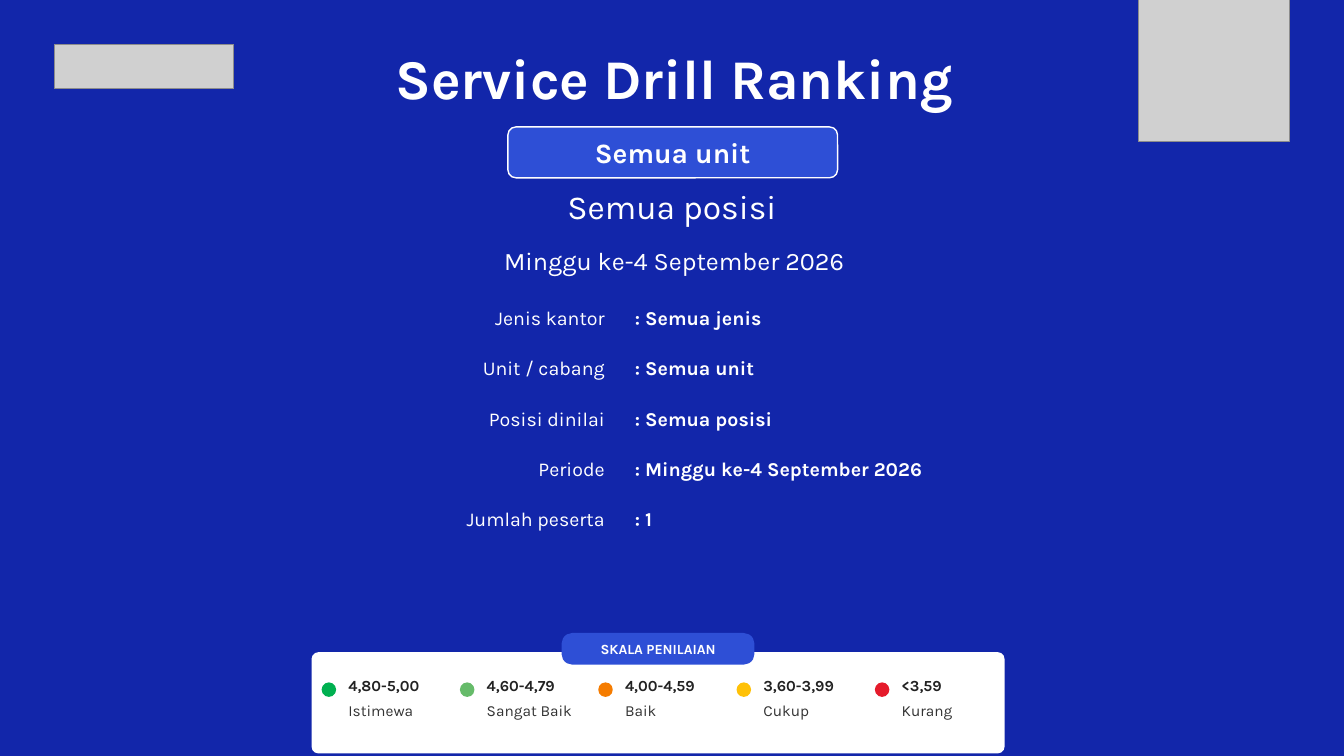
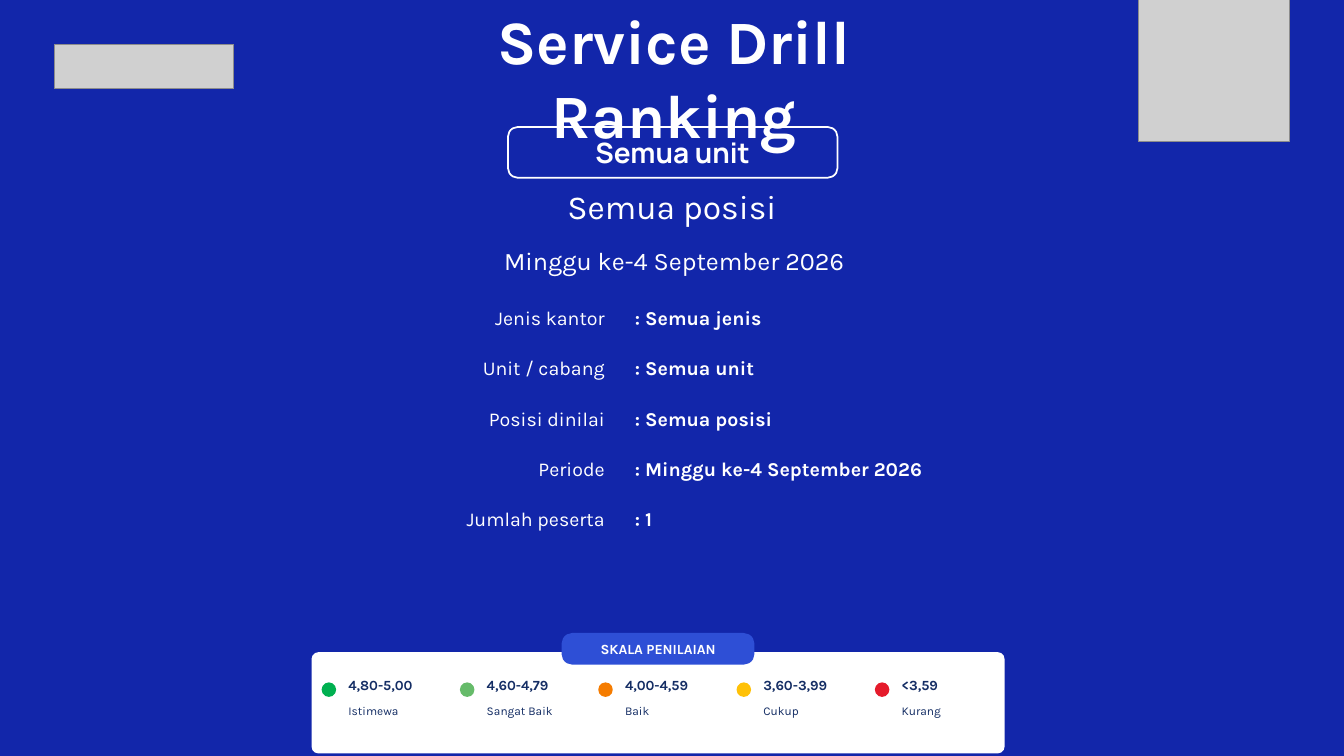
Before and after one commit to hengkiyudijanto/btn-sip, a slide deck: slide 1 of ranking-prod.pptx. Drawn at 1344x756 pixels with LibreOffice and Linux fonts; fonts in the diff are those of the drawing; grey boxes stand for pictures; background and template pictures are left out. Boxes give left, top, right and bottom in pixels: in the first picture for what was removed or moved away, otherwise in the second. Text is boxed around its words. In the diff, an @@ line names an element or a change of style, - is before the commit and + after.

Commit message:
Ranking PPTX: nama posisi 18 pt, nama petugas 16 pt
Sesuai daftar ukuran font dari user:
  Nama cabang            20 pt  Poppins     (latar transparan)
  Nama posisi            18 pt  Aptos       (dari 24)
  Nama petugas           16 pt  Aptos       (dari 20)
  Legenda rentang        10 pt  tebal
  Legenda nama kategori   8,5 pt
  Pil kategori           12 pt  tebal

Verifikasi dari PPTX hasil: sz 850/1000/1200/1600/1800/2000/4400
(×1/100 pt) dengan typeface Aptos + Poppins.
120 unit test + 20 pemeriksaan ranking lulus.

```diff
--- a/ranking-prod.pptx
+++ b/ranking-prod.pptx
@@ text "Service Drill Ranking" at bbox=[497, 20, 850, 153]: size 40 to 44 pt @@
@@ text "Semua unit" at bbox=[595, 137, 750, 164]: font Karla to Manrope @@
@@ rounded rectangle at bbox=[508, 127, 838, 178]: fill #2E4FD6 to none; outline #FFFFFF 1 pt to #FFFFFF 1.25 pt; proportions changed @@
@@ size 11 to 10 pt, text colour #222222 to #142D64 in 5 elements at bbox=[348, 680, 412, 692], bbox=[487, 680, 549, 692], bbox=[625, 680, 688, 692], bbox=[763, 680, 827, 692], bbox=[902, 680, 938, 692] @@
@@ size 11 to 8.5 pt, text colour #333333 to #142D64 in 5 elements at bbox=[348, 707, 398, 715], bbox=[487, 707, 552, 718], bbox=[625, 707, 649, 715], bbox=[763, 707, 798, 718], bbox=[902, 707, 941, 718] @@
```
Also in this commit, not shown: 1 other slide changed, 5 other files.
